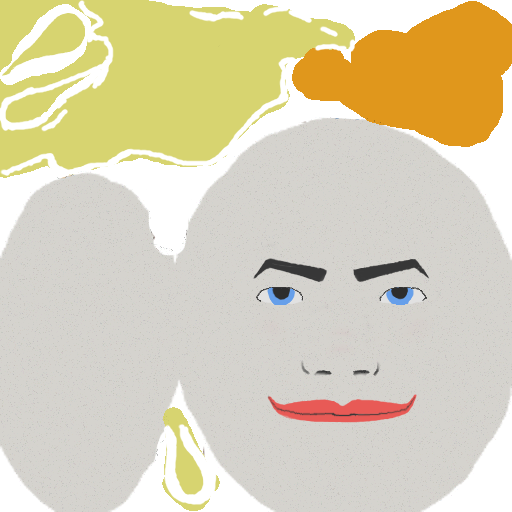
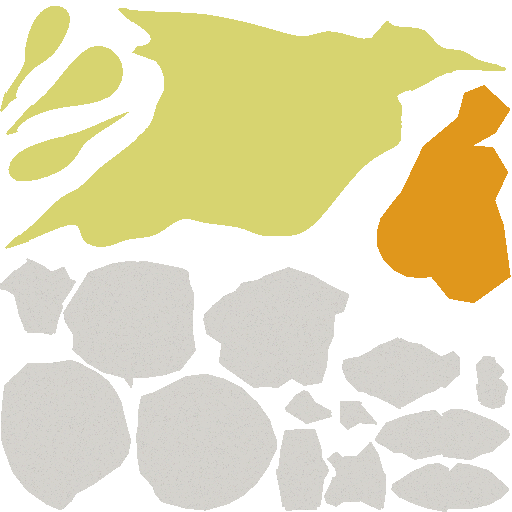
Before/after of a 512 × 512 layered artwork. What changed in the layer stack:
removed layer "detail" over (x1=218, y1=44, x2=430, y2=423)
removed layer "Layer #1" (was multiply) over (x1=0, y1=117, x2=512, y2=512)
removed layer "diffuse & alpha" over (x1=0, y1=0, x2=512, y2=512)
added layer "noise" (multiply) above "albedo" over (x1=0, y1=258, x2=510, y2=512)
added layer "albedo" above "normal(LA88)" over (x1=0, y1=6, x2=511, y2=512)
